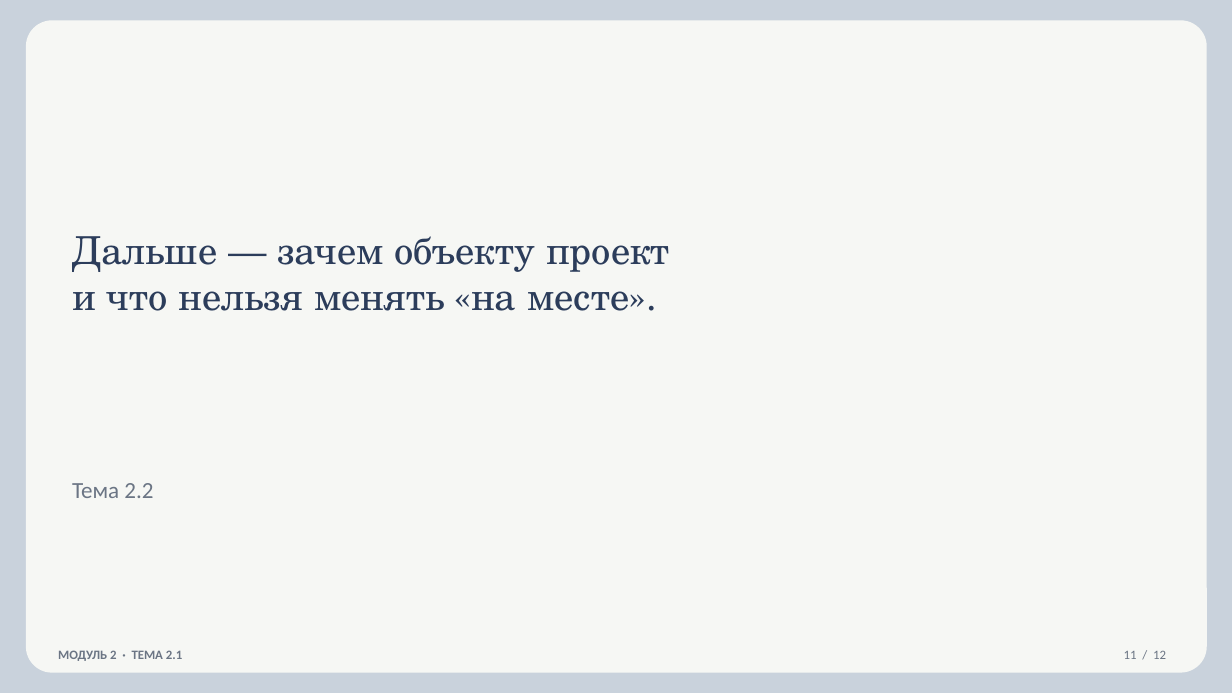
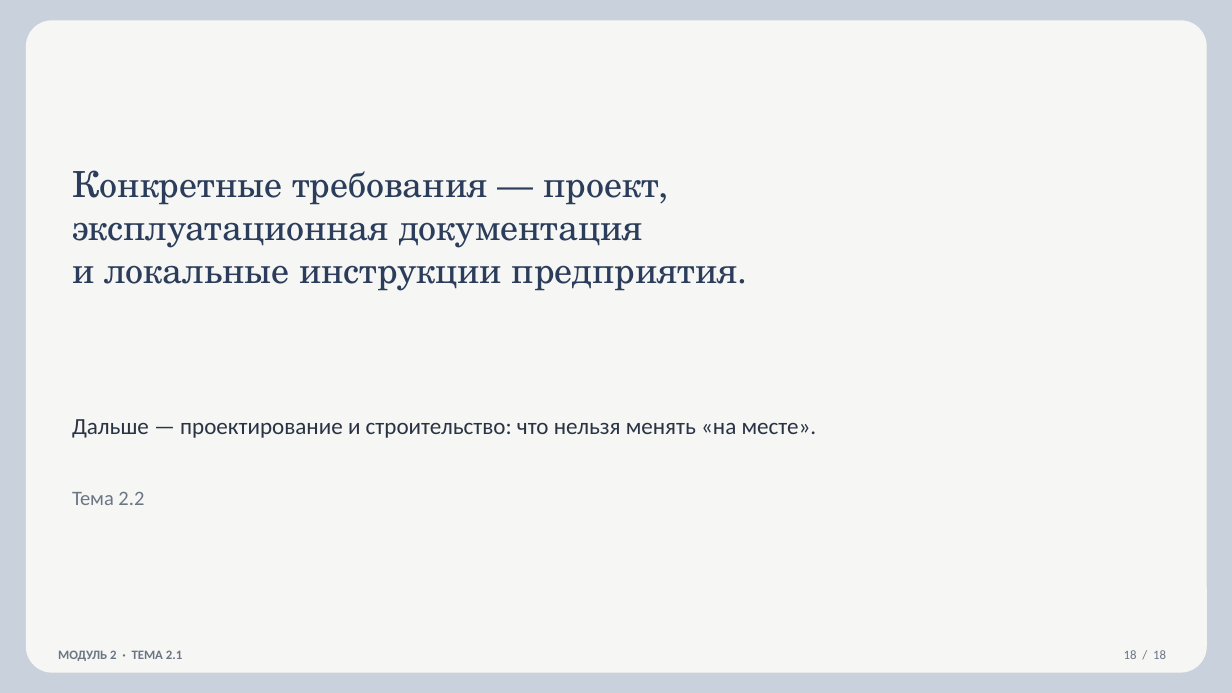
Before and after one commit to lysakalenushka-hash/-, a slide deck: slide 18 of 2.1_Здания_сооружения_площадки.pptx (slide 11 before the commit). Drawn at 1232x693 pixels with LibreOffice and Linux fonts; fonts in the diff are those of the drawing. Boxes give left, top, right and bottom in pixels: in the first picture for what was removed or moved away, otherwise in the second. Text is boxed around its words. In the diff, an @@ line names an element or a change of style, - is before the commit and + after.

```diff
--- a/2.1_Здания_сооружения_площадки.pptx
+++ b/2.1_Здания_сооружения_площадки.pptx
@@ text added at bbox=[72, 170, 738, 291], 28 pt, text #2C3D5B @@
+Конкретные требования — проект,
+эксплуатационная документация
+и локальные инструкции предприятия.
@@ text at bbox=[72, 419, 817, 438]: text changed; size 30 to 18 pt; font TeX Gyre Schola to Calibri; text colour #2C3D5B to #2A3344 @@
-Дальше — зачем объекту проект
-и что нельзя менять «на месте».
+Дальше — проектирование и строительство: что нельзя менять «на месте».
@@ text "Тема 2.2": place and size @@
-text "Тема 2.2" at bbox=[72, 483, 153, 498]
+text "Тема 2.2" at bbox=[72, 492, 144, 505]
@@ text "Тема 2.2" at bbox=[72, 492, 144, 505]: size 18 to 16 pt @@
@@ text at bbox=[1124, 650, 1166, 659]: text changed @@
-11 / 12
+18 / 18
```
Also in this commit, not shown: 4 other slides changed, 13 slides added, 7 slides removed, 11 other files.
